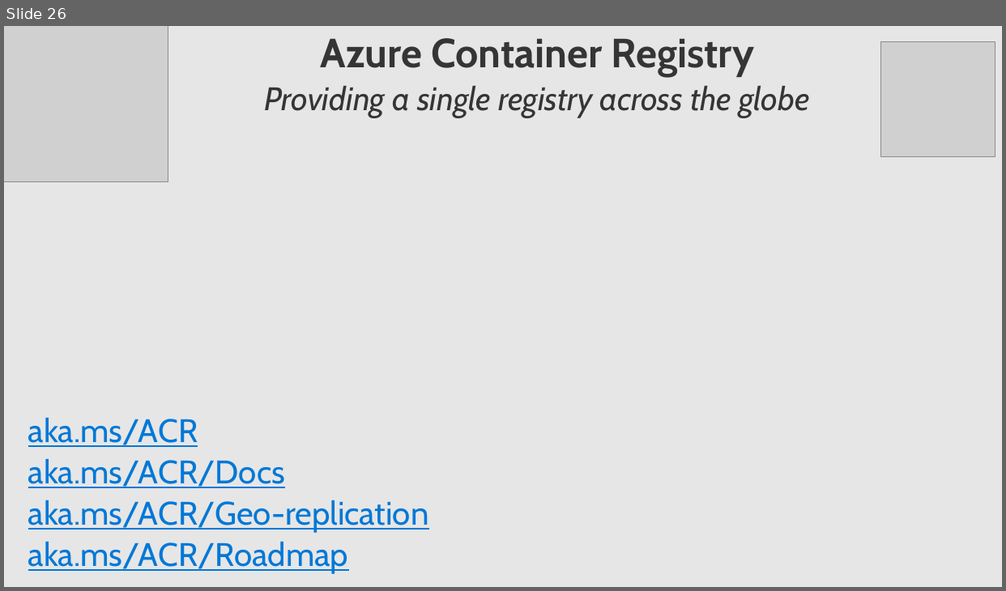
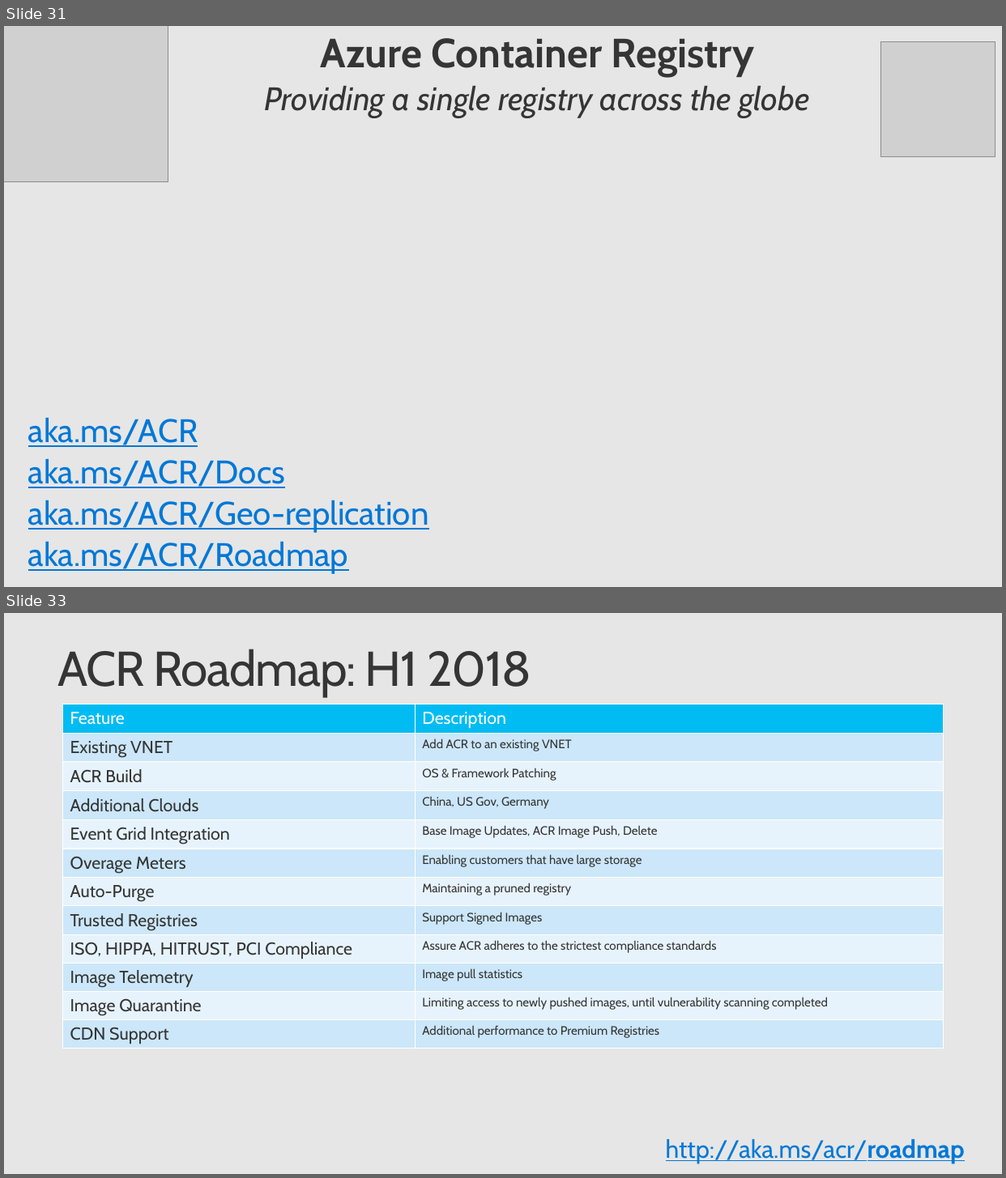
Before and after one commit to SteveLasker/Presentations, a slide deck: DockerGeneral/AzureContainersE2E.pptx. Shown one above the other, each under a label of ours: slide 26 before the commit, slides 31 and 33 after it; the slides between them are not shown. The pictures are 1006x591 and 1006x1178 pixels, drawn with LibreOffice and Linux fonts; fonts in the diff are those of the drawing; grey boxes stand for pictures; background and template pictures are left out. Boxes give left, top, right and bottom in pixels: in the first picture for what was removed or moved away, otherwise in the second. Text is boxed around its words. In the diff, an @@ line names an element or a change of style, - is before the commit and + after.

```diff
--- a/DockerGeneral/AzureContainersE2E.pptx
+++ b/DockerGeneral/AzureContainersE2E.pptx
@@ slide 33 added at box(4, 613, 1002, 1174), background #E6E6E6 @@
@@ title added at box(57, 649, 531, 696), 48 pt, text #353535 @@
+ACR Roadmap: H1 2018
@@ table added at box(62, 704, 944, 1049), 12 rows, 2 columns @@
+Feature | Description
+Existing VNET | Add ACR to an existing VNET
+ACR Build | OS & Framework Patching
+Additional Clouds | China, US Gov, Germany
+Event Grid Integration | Base Image Updates, ACR Image Push, Delete
+Overage Meters | Enabling customers that have large storage
+Auto-Purge | Maintaining a pruned registry
+Trusted Registries | Support Signed Images
+ISO, HIPPA, HITRUST, PCI Compliance | Assure ACR adheres to the strictest compliance standards
+Image Telemetry | Image pull statistics
+Image Quarantine | Limiting access to newly pushed images, until vulnerability scanning completed
+CDN Support | Additional performance to Premium Registries
@@ text added at box(666, 1139, 965, 1164), 24.5 pt, text #0078D7, underline @@
+http://aka.ms/acr/roadmap
@@ what was slide 26 is now slide 31 @@
```
Also in this commit, not shown: 9 slides changed, 11 other slides added, 1 slide removed.
